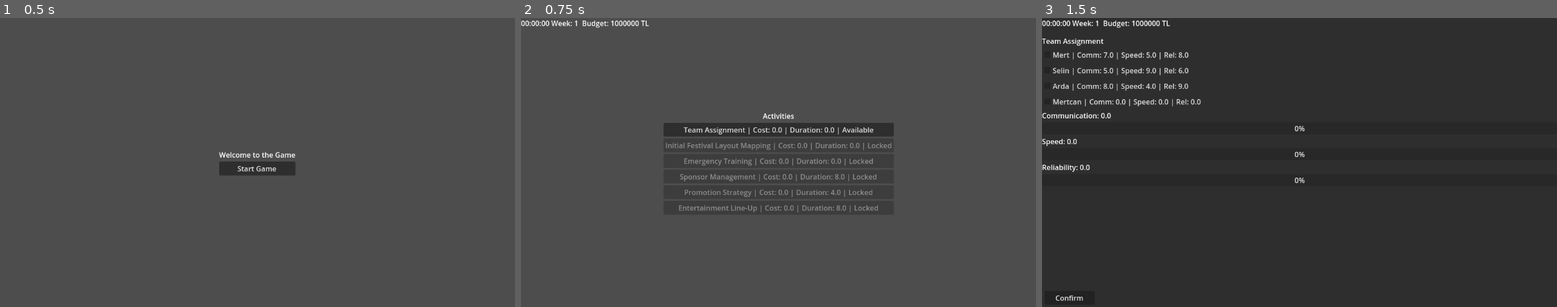
Above: before the commit, frames 1-3 (left to right).
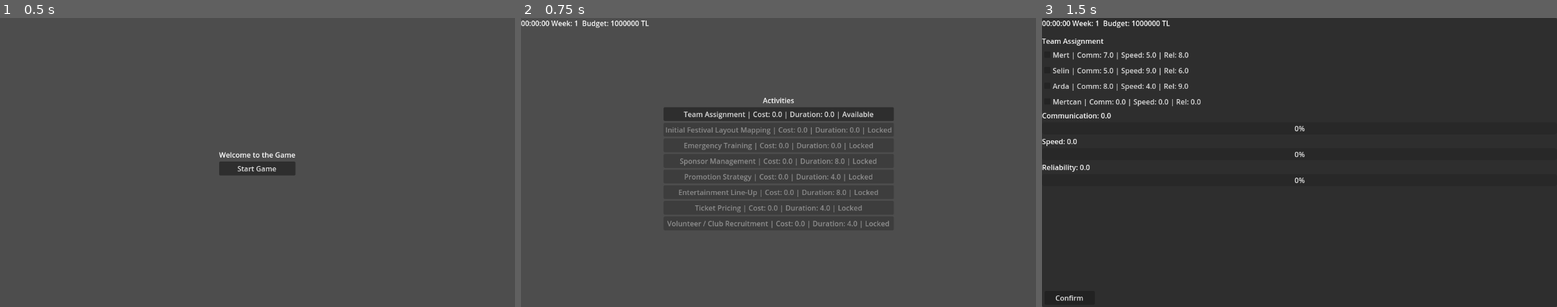
Above: after the commit, the same moments.

Repository: oozankoyuncu/Bitirme-Projesi
Game: Godot game, scene res://main_menu.tscn
The game is run twice, just before and just after one commit, with the same random seed, the same clock (stepped at 60 frames per second) and the same inputs.
Inputs:
- Up to frame 1 (0.5 s): no input
- Up to frame 2 (0.75 s): click "Start Game" at 0.5 s
- Up to frame 3 (1.5 s): click "Team Assignment | Cost: 0.0 |…" at 1.25 s

Frame 1 is identical in both runs. In frame 2, 4.5% of the frame differs, in the area x 27-73%, y 27-73%; in frame 3, nothing differs.

Commit message:
Add Volunteer / Club Recruitment activity with multi-selection, space constraints, and GameState integration

Diff:
--- a/Game.tscn
+++ b/Game.tscn
@@ -9,6 +9,8 @@
 [ext_resource type="Script" uid="uid://8grnhn0dg2k5" path="res://scripts/sponsor_management_panel.gd" id="7_3mrqo"]
 [ext_resource type="Script" uid="uid://bvtlw302eln4b" path="res://entertainment_lineup_panel.gd" id="8_joorw"]
 [ext_resource type="Script" path="res://scripts/promotion_strategy_panel.gd" id="9_promo"]
+[ext_resource type="Script" path="res://scripts/ticket_pricing_panel.gd" id="10_ticket"]
+[ext_resource type="Script" path="res://scripts/volunteer_club_panel.gd" id="11_club"]
 
 [node name="Game" type="Control"]
 layout_mode = 3
@@ -549,3 +551,195 @@
 custom_minimum_size = Vector2(200, 50)
 layout_mode = 2
 text = "Confirm Strategy"
+
+[node name="TicketPricingPanel" type="Panel" parent="."]
+visible = false
+layout_mode = 1
+anchors_preset = 15
+anchor_right = 1.0
+anchor_bottom = 1.0
+grow_horizontal = 2
+grow_vertical = 2
+script = ExtResource("10_ticket")
+
+[node name="MarginContainer" type="MarginContainer" parent="TicketPricingPanel"]
+layout_mode = 1
+anchors_preset = 15
+anchor_right = 1.0
+anchor_bottom = 1.0
+grow_horizontal = 2
+grow_vertical = 2
+theme_override_constants/margin_left = 60
+theme_override_constants/margin_top = 60
+theme_override_constants/margin_right = 60
+theme_override_constants/margin_bottom = 60
+
+[node name="VBoxContainer" type="VBoxContainer" parent="TicketPricingPanel/MarginContainer"]
+layout_mode = 2
+theme_override_constants/separation = 20
+
+[node name="HeaderPanel" type="Panel" parent="TicketPricingPanel/MarginContainer/VBoxContainer"]
+custom_minimum_size = Vector2(0, 80)
+layout_mode = 2
+
+[node name="VBoxContainer" type="VBoxContainer" parent="TicketPricingPanel/MarginContainer/VBoxContainer/HeaderPanel"]
+layout_mode = 1
+anchors_preset = 15
+anchor_right = 1.0
+anchor_bottom = 1.0
+grow_horizontal = 2
+grow_vertical = 2
+alignment = 1
+
+[node name="TitleLabel" type="Label" parent="TicketPricingPanel/MarginContainer/VBoxContainer/HeaderPanel/VBoxContainer"]
+layout_mode = 2
+theme_override_font_sizes/font_size = 24
+text = "Ticket Pricing"
+horizontal_alignment = 1
+
+[node name="BaseReachLabel" type="Label" parent="TicketPricingPanel/MarginContainer/VBoxContainer/HeaderPanel/VBoxContainer"]
+layout_mode = 2
+horizontal_alignment = 1
+
+[node name="ContentPanel" type="Panel" parent="TicketPricingPanel/MarginContainer/VBoxContainer"]
+layout_mode = 2
+size_flags_vertical = 3
+
+[node name="MarginContainer" type="MarginContainer" parent="TicketPricingPanel/MarginContainer/VBoxContainer/ContentPanel"]
+layout_mode = 1
+anchors_preset = 15
+anchor_right = 1.0
+anchor_bottom = 1.0
+grow_horizontal = 2
+grow_vertical = 2
+theme_override_constants/margin_left = 20
+theme_override_constants/margin_top = 20
+theme_override_constants/margin_right = 20
+theme_override_constants/margin_bottom = 20
+
+[node name="PricingList" type="VBoxContainer" parent="TicketPricingPanel/MarginContainer/VBoxContainer/ContentPanel/MarginContainer"]
+layout_mode = 2
+theme_override_constants/separation = 10
+
+[node name="SummaryPanel" type="Panel" parent="TicketPricingPanel/MarginContainer/VBoxContainer"]
+custom_minimum_size = Vector2(0, 100)
+layout_mode = 2
+
+[node name="VBoxContainer" type="VBoxContainer" parent="TicketPricingPanel/MarginContainer/VBoxContainer/SummaryPanel"]
+layout_mode = 1
+anchors_preset = 15
+anchor_right = 1.0
+anchor_bottom = 1.0
+grow_horizontal = 2
+grow_vertical = 2
+alignment = 1
+
+[node name="SummaryLabel" type="Label" parent="TicketPricingPanel/MarginContainer/VBoxContainer/SummaryPanel/VBoxContainer"]
+layout_mode = 2
+theme_override_font_sizes/font_size = 18
+horizontal_alignment = 1
+
+[node name="ButtonRow" type="HBoxContainer" parent="TicketPricingPanel/MarginContainer/VBoxContainer"]
+layout_mode = 2
+alignment = 1
+
+[node name="ConfirmButton" type="Button" parent="TicketPricingPanel/MarginContainer/VBoxContainer/ButtonRow"]
+custom_minimum_size = Vector2(200, 50)
+layout_mode = 2
+text = "Confirm Strategy"
+
+[node name="VolunteerClubPanel" type="Panel" parent="."]
+visible = false
+layout_mode = 1
+anchors_preset = 15
+anchor_right = 1.0
+anchor_bottom = 1.0
+grow_horizontal = 2
+grow_vertical = 2
+script = ExtResource("11_club")
+
+[node name="MarginContainer" type="MarginContainer" parent="VolunteerClubPanel"]
+layout_mode = 1
+anchors_preset = 15
+anchor_right = 1.0
+anchor_bottom = 1.0
+grow_horizontal = 2
+grow_vertical = 2
+theme_override_constants/margin_left = 60
+theme_override_constants/margin_top = 60
+theme_override_constants/margin_right = 60
+theme_override_constants/margin_bottom = 60
+
+[node name="VBoxContainer" type="VBoxContainer" parent="VolunteerClubPanel/MarginContainer"]
+layout_mode = 2
+theme_override_constants/separation = 20
+
+[node name="HeaderPanel" type="Panel" parent="VolunteerClubPanel/MarginContainer/VBoxContainer"]
+custom_minimum_size = Vector2(0, 80)
+layout_mode = 2
+
+[node name="VBoxContainer" type="VBoxContainer" parent="VolunteerClubPanel/MarginContainer/VBoxContainer/HeaderPanel"]
+layout_mode = 1
+anchors_preset = 15
+anchor_right = 1.0
+anchor_bottom = 1.0
+grow_horizontal = 2
+grow_vertical = 2
+alignment = 1
+
+[node name="TitleLabel" type="Label" parent="VolunteerClubPanel/MarginContainer/VBoxContainer/HeaderPanel/VBoxContainer"]
+layout_mode = 2
+theme_override_font_sizes/font_size = 24
+text = "Volunteer & Club Recruitment"
+horizontal_alignment = 1
+
+[node name="CapacityLabel" type="Label" parent="VolunteerClubPanel/MarginContainer/VBoxContainer/HeaderPanel/VBoxContainer"]
+layout_mode = 2
+horizontal_alignment = 1
+
+[node name="ContentPanel" type="Panel" parent="VolunteerClubPanel/MarginContainer/VBoxContainer"]
+layout_mode = 2
+size_flags_vertical = 3
+
+[node name="MarginContainer" type="MarginContainer" parent="VolunteerClubPanel/MarginContainer/VBoxContainer/ContentPanel"]
+layout_mode = 1
+anchors_preset = 15
+anchor_right = 1.0
+anchor_bottom = 1.0
+grow_horizontal = 2
+grow_vertical = 2
+theme_override_constants/margin_left = 20
+theme_override_constants/margin_top = 20
+theme_override_constants/margin_right = 20
+theme_override_constants/margin_bottom = 20
+
+[node name="ClubList" type="VBoxContainer" parent="VolunteerClubPanel/MarginContainer/VBoxContainer/ContentPanel/MarginContainer"]
+layout_mode = 2
+theme_override_constants/separation = 10
+
+[node name="SummaryPanel" type="Panel" parent="VolunteerClubPanel/MarginContainer/VBoxContainer"]
+custom_minimum_size = Vector2(0, 100)
+layout_mode = 2
+
+[node name="VBoxContainer" type="VBoxContainer" parent="VolunteerClubPanel/MarginContainer/VBoxContainer/SummaryPanel"]
+layout_mode = 1
+anchors_preset = 15
+anchor_right = 1.0
+anchor_bottom = 1.0
+grow_horizontal = 2
+grow_vertical = 2
+alignment = 1
+
+[node name="SummaryLabel" type="Label" parent="VolunteerClubPanel/MarginContainer/VBoxContainer/SummaryPanel/VBoxContainer"]
+layout_mode = 2
+theme_override_font_sizes/font_size = 18
+horizontal_alignment = 1
+
+[node name="ButtonRow" type="HBoxContainer" parent="VolunteerClubPanel/MarginContainer/VBoxContainer"]
+layout_mode = 2
+alignment = 1
+
+[node name="ConfirmButton" type="Button" parent="VolunteerClubPanel/MarginContainer/VBoxContainer/ButtonRow"]
+custom_minimum_size = Vector2(200, 50)
+layout_mode = 2
+text = "Confirm Selection"
--- a/data/activities.json
+++ b/data/activities.json
@@ -56,6 +56,26 @@
 			"dependencies": [
 				"sponsor_management"
 			]
+		},
+		{
+			"id": "ticket_pricing",
+			"name": "Ticket Pricing",
+			"type": "ticket_pricing",
+			"duration": 4,
+			"cost": 0,
+			"dependencies": [
+				"entertainment_lineup"
+			]
+		},
+		{
+			"id": "volunteer_club_recruitment",
+			"name": "Volunteer / Club Recruitment",
+			"type": "volunteer_club",
+			"duration": 4,
+			"cost": 0,
+			"dependencies": [
+				"entertainment_lineup"
+			]
 		}
 	]
 }
--- a/scripts/GameState.gd
+++ b/scripts/GameState.gd
@@ -56,6 +56,21 @@
 # Promotion Strategy
 var promotion_phase_completed: bool = false
 var promotion_total_actual_reach: float = 0.0
+
+# Ticket Pricing
+var ticket_pricing_completed: bool = false
+var final_attendance: float = 0.0
+var chosen_ticket_price: float = 0.0
+var total_revenue: float = 0.0
+var event_quality_score: float = 0.0
+
+# Volunteer / Club Recruitment
+var volunteer_club_completed: bool = false
+var selected_volunteer_clubs: Array = []
+var volunteer_club_space_used: int = 0
+var volunteer_club_engagement: int = 0
+var volunteer_club_diversity_effect: int = 0
+var volunteer_club_quality_impact: float = 0.0
 
 # Hız: 1.0 = gerçek zaman, 60.0 = 1 saniyede 1 dakika gibi
 @export var time_scale: float = 1.0
@@ -308,3 +323,21 @@
 	promotion_total_actual_reach = total_reach
 	promotion_phase_completed = true
 	complete_activity("promotion_strategy")
+
+func finalize_ticket_pricing(attendance: float, price: float, revenue: float, quality_impact: float) -> void:
+	final_attendance = attendance
+	chosen_ticket_price = price
+	total_revenue = revenue
+	event_quality_score += quality_impact
+	ticket_pricing_completed = true
+	complete_activity("ticket_pricing")
+
+func finalize_volunteer_club(selected: Array, space: int, engagement: int, diversity_effect: int, quality_impact: float) -> void:
+	selected_volunteer_clubs = selected
+	volunteer_club_space_used = space
+	volunteer_club_engagement = engagement
+	volunteer_club_diversity_effect = diversity_effect
+	volunteer_club_quality_impact = quality_impact
+	event_quality_score += quality_impact
+	volunteer_club_completed = true
+	complete_activity("volunteer_club_recruitment")
--- a/scripts/activity_board.gd
+++ b/scripts/activity_board.gd
@@ -41,6 +41,10 @@
 		return "Completed"
 
 	if activity_id == "promotion_strategy":
+		if GameState.week < 4:
+			return "Locked"
+
+	if activity_id == "ticket_pricing":
 		if GameState.week < 4:
 			return "Locked"
 
@@ -93,6 +97,18 @@
 		hide()
 		return
 
+	if activity_id == "ticket_pricing":
+		var panel = get_parent().get_node("TicketPricingPanel")
+		panel.show()
+		hide()
+		return
+
+	if activity_id == "volunteer_club_recruitment":
+		var panel = get_parent().get_node("VolunteerClubPanel")
+		panel.show()
+		hide()
+		return
+
 	print("Başlatıldı: ", activity["name"])
 	GameState.completed_activities.append(activity_id)
 	refresh_board()
--- a/scripts/game.gd
+++ b/scripts/game.gd
@@ -9,6 +9,8 @@
 @onready var sponsor_management_panel: Panel = $SponsorManagementPanel
 @onready var entertainment_lineup_panel: Panel = $EntertainmentLineupPanel
 @onready var promotion_strategy_panel: Panel = $PromotionStrategyPanel
+@onready var ticket_pricing_panel: Panel = $TicketPricingPanel
+@onready var volunteer_club_panel: Panel = $VolunteerClubPanel
 
 func _ready() -> void:
 	GameState.load_team_members()
@@ -18,4 +20,6 @@
 	sponsor_management_panel.hide()
 	entertainment_lineup_panel.hide()
 	promotion_strategy_panel.hide()
+	ticket_pricing_panel.hide()
+	volunteer_club_panel.hide()
 	activity_board.show()
--- /dev/null
+++ b/scripts/ticket_pricing_panel.gd
@@ -0,0 +1,170 @@
+extends Control
+
+var pricing_options = {
+	"low_price": {
+		"display_name": "Low Price Strategy",
+		"ticket_price": 300,
+		"expected_attendance_impact": 0.20,
+		"perceived_value": 0
+	},
+	"balanced": {
+		"display_name": "Balanced Pricing",
+		"ticket_price": 500,
+		"expected_attendance_impact": 0.0,
+		"perceived_value": 1
+	},
+	"premium": {
+		"display_name": "Premium Pricing",
+		"ticket_price": 1000,
+		"expected_attendance_impact": -0.30,
+		"perceived_value": 3
+	}
+}
+
+@onready var pricing_list: VBoxContainer = $MarginContainer/VBoxContainer/ContentPanel/MarginContainer/PricingList
+@onready var base_reach_label: Label = $MarginContainer/VBoxContainer/HeaderPanel/VBoxContainer/BaseReachLabel
+@onready var summary_label: Label = $MarginContainer/VBoxContainer/SummaryPanel/VBoxContainer/SummaryLabel
+@onready var confirm_button: Button = $MarginContainer/VBoxContainer/ButtonRow/ConfirmButton
+
+var option_checkboxes: Array = []
+
+func _ready() -> void:
+	confirm_button.pressed.connect(_on_confirm_pressed)
+	create_options()
+	refresh_ui()
+
+func create_options() -> void:
+	for c in pricing_list.get_children():
+		c.queue_free()
+	option_checkboxes.clear()
+
+	var bg = ButtonGroup.new()
+
+	for id in pricing_options.keys():
+		var p = pricing_options[id]
+
+		var price = p["ticket_price"]
+		var impact = p["expected_attendance_impact"]
+		var val = p["perceived_value"]
+
+		var card = PanelContainer.new()
+		card.size_flags_horizontal = Control.SIZE_EXPAND_FILL
+
+		var margin = MarginContainer.new()
+		margin.add_theme_constant_override("margin_left", 15)
+		margin.add_theme_constant_override("margin_top", 15)
+		margin.add_theme_constant_override("margin_right", 15)
+		margin.add_theme_constant_override("margin_bottom", 15)
+		card.add_child(margin)
+
+		var hbox = HBoxContainer.new()
+		margin.add_child(hbox)
+
+		var cb = CheckBox.new()
+		cb.text = "   " + p["display_name"]
+		cb.set_meta("id", id)
+		cb.button_group = bg  # Provides automatic single-select radio behavior
+		cb.toggled.connect(_on_option_toggled)
+		if GameState.ticket_pricing_completed:
+			cb.disabled = true
+			if GameState.chosen_ticket_price == price:
+				cb.button_pressed = true
+
+		option_checkboxes.append(cb)
+		hbox.add_child(cb)
+
+		var spacer = Control.new()
+		spacer.size_flags_horizontal = Control.SIZE_EXPAND_FILL
+		hbox.add_child(spacer)
+
+		var details_label = Label.new()
+
+		var impact_str = str(impact * 100) + "%"
+		if impact > 0:
+			impact_str = "+" + impact_str
+
+		details_label.text = "Ticket Price: " + str(price) + " TL   |   Impact on Attendance: " + impact_str + "   |   Event Quality: +" + str(val)
+		details_label.horizontal_alignment = HORIZONTAL_ALIGNMENT_RIGHT
+		hbox.add_child(details_label)
+
+		pricing_list.add_child(card)
+
+func _on_option_toggled(_toggled_on: bool) -> void:
+	refresh_ui()
+
+func get_selected_id() -> String:
+	for cb in option_checkboxes:
+		if cb.button_pressed:
+			return cb.get_meta("id")
+	return ""
+
+func get_totals() -> Dictionary:
+	var id = get_selected_id()
+
+	var base_reach = GameState.promotion_total_actual_reach
+	# If testing early, set base_reach artificially to avoid 0
+	if base_reach <= 0.0:
+		base_reach = 5000.0  # fallback debug number
+
+	if id == "":
+		return {
+			"selected": false,
+			"attendance": base_reach,
+			"price": 0,
+			"revenue": 0,
+			"quality": 0
+		}
+
+	var p = pricing_options[id]
+	var impact = p["expected_attendance_impact"]
+	var adj_attendance = base_reach * (1.0 + impact)
+	var revenue = adj_attendance * p["ticket_price"]
+	var qual = p["perceived_value"]
+
+	return {
+		"selected": true,
+		"id": id,
+		"attendance": adj_attendance,
+		"price": p["ticket_price"],
+		"revenue": revenue,
+		"quality": qual
+	}
+
+func refresh_ui() -> void:
+	var base_reach = GameState.promotion_total_actual_reach
+	if base_reach <= 0.0:
+		base_reach = 5000.0
+
+	base_reach_label.text = "Base Initial Attendance (From Promotion): " + str(base_reach)
+
+	var data = get_totals()
+
+	if GameState.ticket_pricing_completed:
+		summary_label.text = "Pricing Fixed! Adjusted Attendance: " + str(data["attendance"]) + "   |   Estimated Revenue: " + str(data["revenue"]) + " TL"
+		confirm_button.text = "Back to Board"
+		confirm_button.disabled = false
+	else:
+		confirm_button.text = "Confirm Strategy"
+		if not data["selected"]:
+			summary_label.text = "Please select a pricing strategy..."
+			confirm_button.disabled = true
+		else:
+			summary_label.text = "Adjusted Attendance: " + str(data["attendance"]) + "   |   Estimated Revenue: " + str(data["revenue"]) + " TL"
+			confirm_button.disabled = false
+
+func _on_confirm_pressed() -> void:
+	if GameState.ticket_pricing_completed:
+		go_back()
+		return
+
+	var data = get_totals()
+	if not data["selected"]:
+		return
+
+	GameState.finalize_ticket_pricing(data["attendance"], data["price"], data["revenue"], data["quality"])
+	go_back()
+
+func go_back() -> void:
+	hide()
+	get_parent().get_node("ActivityBoard").show()
+	get_parent().get_node("ActivityBoard").refresh_board()
--- /dev/null
+++ b/scripts/volunteer_club_panel.gd
@@ -0,0 +1,177 @@
+extends Control
+
+var club_options = {
+	"art_club": {
+		"display_name": "University Art Club",
+		"activity_type": "Artistic",
+		"engagement_level": 10,
+		"space_requirement": 50,
+		"operational_needs": "Covered Tent"
+	},
+	"esports_club": {
+		"display_name": "E-Sports Society",
+		"activity_type": "Interactive",
+		"engagement_level": 20,
+		"space_requirement": 60,
+		"operational_needs": "Electricity, Internet"
+	},
+	"dance_troupe": {
+		"display_name": "Modern Dance Troupe",
+		"activity_type": "Performance",
+		"engagement_level": 15,
+		"space_requirement": 80,
+		"operational_needs": "Open Floor, Audio"
+	},
+	"tech_club": {
+		"display_name": "Tech Innovators",
+		"activity_type": "Informational",
+		"engagement_level": 5,
+		"space_requirement": 40,
+		"operational_needs": "Electricity"
+	},
+	"sports_team": {
+		"display_name": "Athletics Mini-Games",
+		"activity_type": "Competitive",
+		"engagement_level": 15,
+		"space_requirement": 100,
+		"operational_needs": "Open Space"
+	}
+}
+
+# PLACEHOLDER: Maximum space allowed for volunteer/club booths.
+# Update this to match real area capacities when fully designed.
+const MAX_SPACE: int = 200
+
+@onready var club_list: VBoxContainer = $MarginContainer/VBoxContainer/ContentPanel/MarginContainer/ClubList
+@onready var capacity_label: Label = $MarginContainer/VBoxContainer/HeaderPanel/VBoxContainer/CapacityLabel
+@onready var summary_label: Label = $MarginContainer/VBoxContainer/SummaryPanel/VBoxContainer/SummaryLabel
+@onready var confirm_button: Button = $MarginContainer/VBoxContainer/ButtonRow/ConfirmButton
+
+var option_checkboxes: Array = []
+
+func _ready() -> void:
+	confirm_button.pressed.connect(_on_confirm_pressed)
+	create_options()
+	refresh_ui()
+
+func create_options() -> void:
+	for c in club_list.get_children():
+		c.queue_free()
+	option_checkboxes.clear()
+
+	for id in club_options.keys():
+		var c_data = club_options[id]
+
+		var card = PanelContainer.new()
+		card.size_flags_horizontal = Control.SIZE_EXPAND_FILL
+
+		var margin = MarginContainer.new()
+		margin.add_theme_constant_override("margin_left", 15)
+		margin.add_theme_constant_override("margin_top", 10)
+		margin.add_theme_constant_override("margin_right", 15)
+		margin.add_theme_constant_override("margin_bottom", 10)
+		card.add_child(margin)
+
+		var hbox = HBoxContainer.new()
+		margin.add_child(hbox)
+
+		var cb = CheckBox.new()
+		cb.text = "  " + c_data["display_name"]
+		cb.set_meta("id", id)
+		cb.toggled.connect(_on_option_toggled)
+
+		if GameState.volunteer_club_completed:
+			cb.disabled = true
+			if GameState.selected_volunteer_clubs.has(id):
+				cb.button_pressed = true
+
+		option_checkboxes.append(cb)
+		hbox.add_child(cb)
+
+		var spacer = Control.new()
+		spacer.size_flags_horizontal = Control.SIZE_EXPAND_FILL
+		hbox.add_child(spacer)
+
+		var details_label = Label.new()
+		details_label.text = "Type: " + c_data["activity_type"] + " | Space: " + str(c_data["space_requirement"]) + " sqm | Engage: +" + str(c_data["engagement_level"]) + " | Needs: " + c_data["operational_needs"]
+		details_label.horizontal_alignment = HORIZONTAL_ALIGNMENT_RIGHT
+		hbox.add_child(details_label)
+
+		club_list.add_child(card)
+
+func _on_option_toggled(_toggled_on: bool) -> void:
+	refresh_ui()
+
+func get_totals() -> Dictionary:
+	var selected_ids = []
+	var total_space = 0
+	var total_engagement = 0
+	var types = []
+
+	for cb in option_checkboxes:
+		if cb.button_pressed:
+			var id = cb.get_meta("id")
+			selected_ids.append(id)
+			var c_data = club_options[id]
+			total_space += c_data["space_requirement"]
+			total_engagement += c_data["engagement_level"]
+
+			if not types.has(c_data["activity_type"]):
+				types.append(c_data["activity_type"])
+
+	var diversity_effect = types.size()
+
+	# Base impact from engagement, scaled down
+	var quality_impact = (total_engagement / 10.0)
+
+	# Bonus impact from variety
+	quality_impact += (diversity_effect * 0.5)
+
+	var space_penalty = 0.0
+
+	if total_space > MAX_SPACE:
+		space_penalty = -2.0 # Fixed penalty if exceeding limits
+		quality_impact += space_penalty
+
+	return {
+		"selected_ids": selected_ids,
+		"space": total_space,
+		"engagement": total_engagement,
+		"diversity_effect": diversity_effect,
+		"quality_impact": quality_impact,
+		"space_exceeded": total_space > MAX_SPACE
+	}
+
+func refresh_ui() -> void:
+	capacity_label.text = "Total Space Available: " + str(MAX_SPACE) + " sqm"
+	var data = get_totals()
+
+	if GameState.volunteer_club_completed:
+		confirm_button.text = "Back to Board"
+		confirm_button.disabled = false
+		summary_label.text = "Selection Fixed! Selected: " + str(data["selected_ids"].size()) + " | Used Space: " + str(data["space"]) + "/" + str(MAX_SPACE) + " | Engagement: +" + str(data["engagement"])
+	else:
+		confirm_button.text = "Confirm Selection"
+
+		var warning = ""
+		if data["space_exceeded"]:
+			warning = "[WARNING: OVER CAPACITY! Penalty applied] "
+
+		summary_label.text = warning + "Selected: " + str(data["selected_ids"].size()) + " | Space: " + str(data["space"]) + " / " + str(MAX_SPACE) + " | Total Engagement: " + str(data["engagement"]) + " | Types: " + str(data["diversity_effect"])
+
+		# Allow submitting even if over capacity to trigger the penalty, as requested
+		confirm_button.disabled = false
+
+func _on_confirm_pressed() -> void:
+	if GameState.volunteer_club_completed:
+		go_back()
+		return
+
+	var data = get_totals()
+	GameState.finalize_volunteer_club(data["selected_ids"], data["space"], data["engagement"], data["diversity_effect"], data["quality_impact"])
+	go_back()
+
+func go_back() -> void:
+	hide()
+	get_parent().get_node("ActivityBoard").show()
+	get_parent().get_node("ActivityBoard").refresh_board()
Not shown, added: scripts/ticket_pricing_panel.gd.uid
Not shown, added: scripts/volunteer_club_panel.gd.uid
